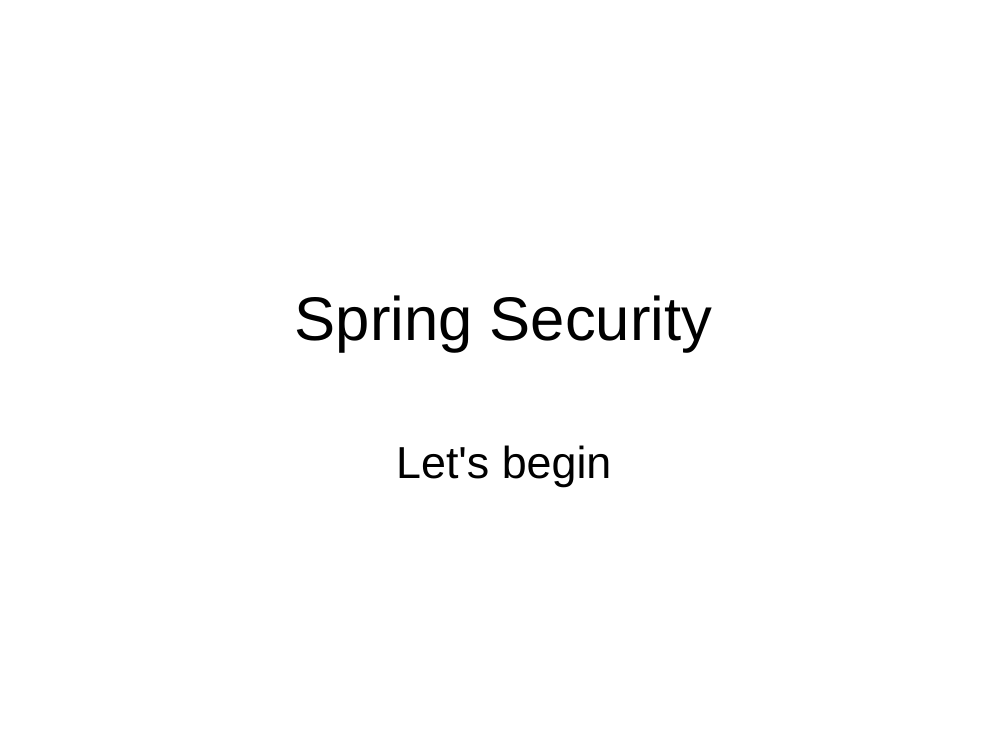
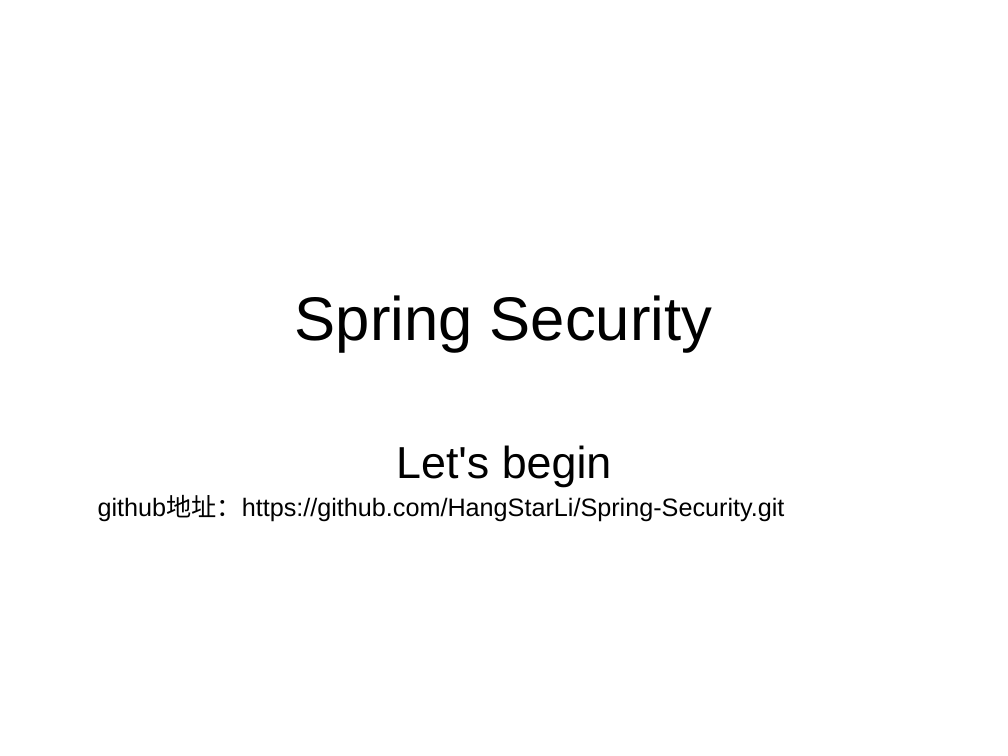
Before and after one commit to HangStarLi/Spring-Security, a slide deck: slide 1 of SpringSecurity.ppt. Drawn at 1008x756 pixels with LibreOffice and Linux fonts; fonts in the diff are those of the drawing. Boxes give left, top, right and bottom in pixels: in the first picture for what was removed or moved away, otherwise in the second. Text is boxed around its words. In the diff, an @@ line names an element or a change of style, - is before the commit and + after.

```diff
--- a/SpringSecurity.ppt
+++ b/SpringSecurity.ppt
@@ text added at [98,496,785,522], 18 pt, text #000000 @@
+github地址：https://github.com/HangStarLi/Spring-Security.git
```
Also in this commit, not shown: 4 slides added, 6 other files.
